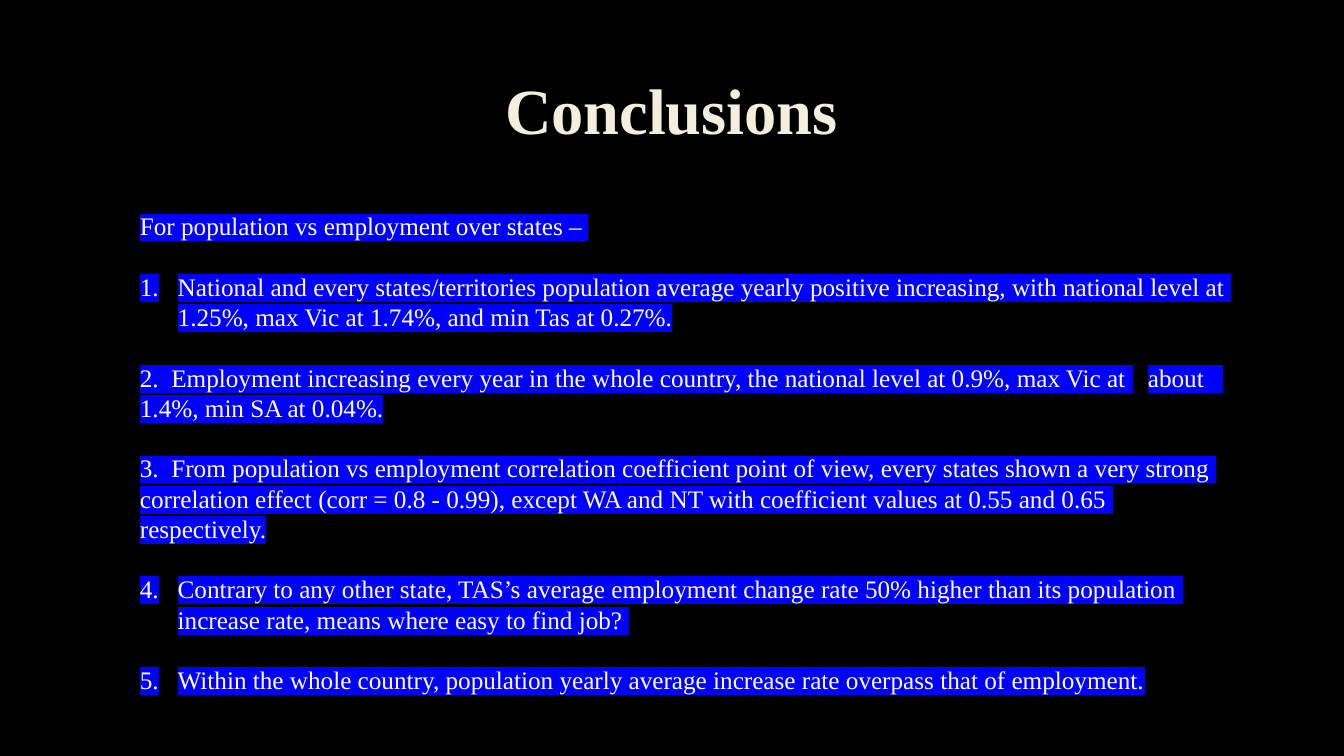
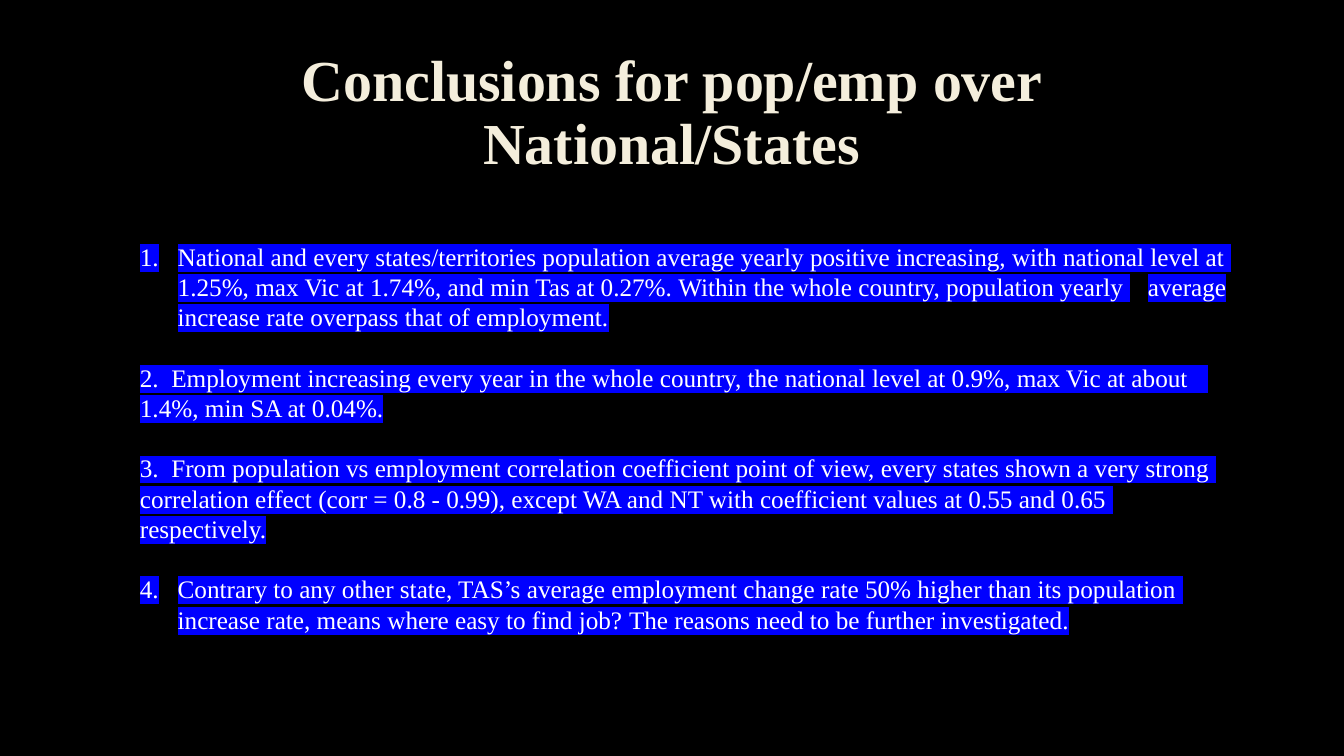
Before and after one commit to tonyzhao668/adventure, a slide deck: slide 8 of Adventure.pptx (slide 5 before the commit). Drawn at 1344x756 pixels with LibreOffice and Linux fonts; fonts in the diff are those of the drawing; background and template pictures are left out. Boxes give left, top, right and bottom in pixels: in the first picture for what was removed or moved away, otherwise in the second. Text is boxed around its words. In the diff, an @@ line names an element or a change of style, - is before the commit and + after.

```diff
--- a/Adventure.pptx
+++ b/Adventure.pptx
@@ title at (x1=301, y1=60, x2=1042, y2=165): text changed; size 46 to 41.4 pt @@
-Conclusions
+Conclusions for pop/emp over National/States
@@ text at (x1=178, y1=248, x2=1226, y2=332): text changed @@
-For population vs employment over states –
-1. National and every states/territories population average yearly positive increasing, with national level at 1.25%, max Vic at 1.74%, and min Tas at 0.27%.
+1. National and every states/territories population average yearly positive increasing, with national level at 1.25%, max Vic at 1.74%, and min Tas at 0.27%. Within the whole country, population yearly average increase rate overpass that of employment.
@@ text at (x1=178, y1=580, x2=1176, y2=635): text changed @@
-4. Contrary to any other state, TAS’s average employment change rate 50% higher than its population increase rate, means where easy to find job?
-5. Within the whole country, population yearly average increase rate overpass that of employment.
+4. Contrary to any other state, TAS’s average employment change rate 50% higher than its population increase rate, means where easy to find job? The reasons need to be further investigated.
```
Also in this commit, not shown: 3 other slides changed, 9 slides added, 2 other files.
